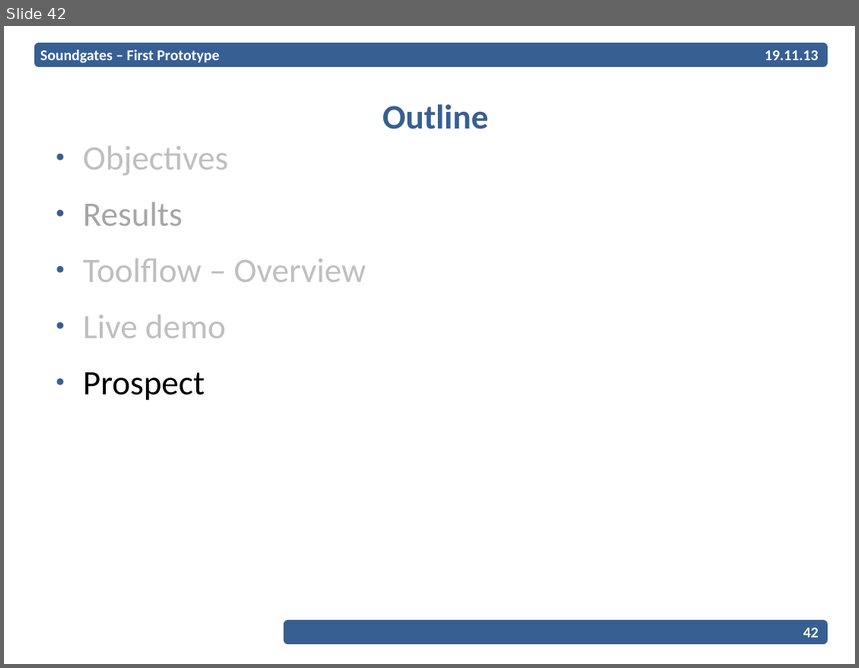
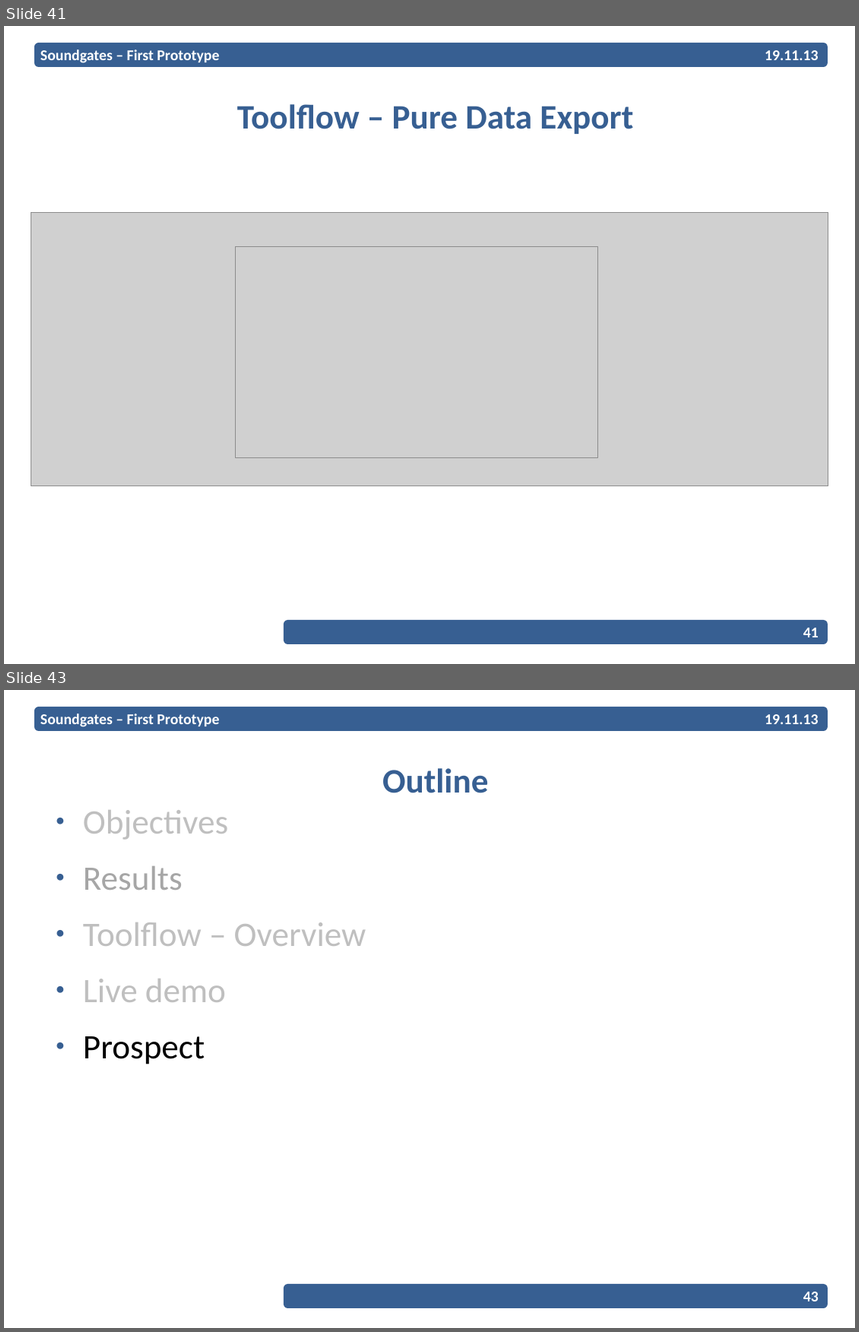
Before and after one commit to EPiCS/soundgates, a slide deck: documents/milestone1-2-presentation/Presentation.odp. Shown one above the other, each under a label of ours: slide 42 before the commit, slides 41 and 43 after it; the slides between them are not shown. The pictures are 859x668 and 859x1332 pixels, drawn with LibreOffice and Linux fonts; fonts in the diff are those of the drawing; grey boxes stand for pictures; background and template pictures are left out. Boxes give left, top, right and bottom in pixels: in the first picture for what was removed or moved away, otherwise in the second. Text is boxed around its words. In the diff, an @@ line names an element or a change of style, - is before the commit and + after.

Commit message:
added screenshots to presentation

```diff
--- a/documents/milestone1-2-presentation/Presentation.odp
+++ b/documents/milestone1-2-presentation/Presentation.odp
@@ slide 41 added at (4,26,855,664), background #FFFFFF; not listed: 2 template elements that a slide beside it also shows @@
@@ text added at (40,50,219,63), 14 pt, text #FFFFFF, bold @@
+Soundgates – First Prototype
@@ text added at (765,50,819,60), 14 pt, text #FFFFFF, bold @@
+19.11.13
@@ title added at (237,104,633,134), 32 pt, text #375F92, bold @@
+Toolflow – Pure Data Export
@@ picture added at (31,212,829,487) @@
@@ picture added at (236,247,598,458) @@
@@ page number added at (804,628,819,638), 14 pt, text #FFFFFF, bold @@
+41
@@ what was slide 42 is now slide 43 @@
@@ page number at (804,1292,819,1302): text changed @@
-42
+43
```
Also in this commit, not shown: 9 slides changed.
